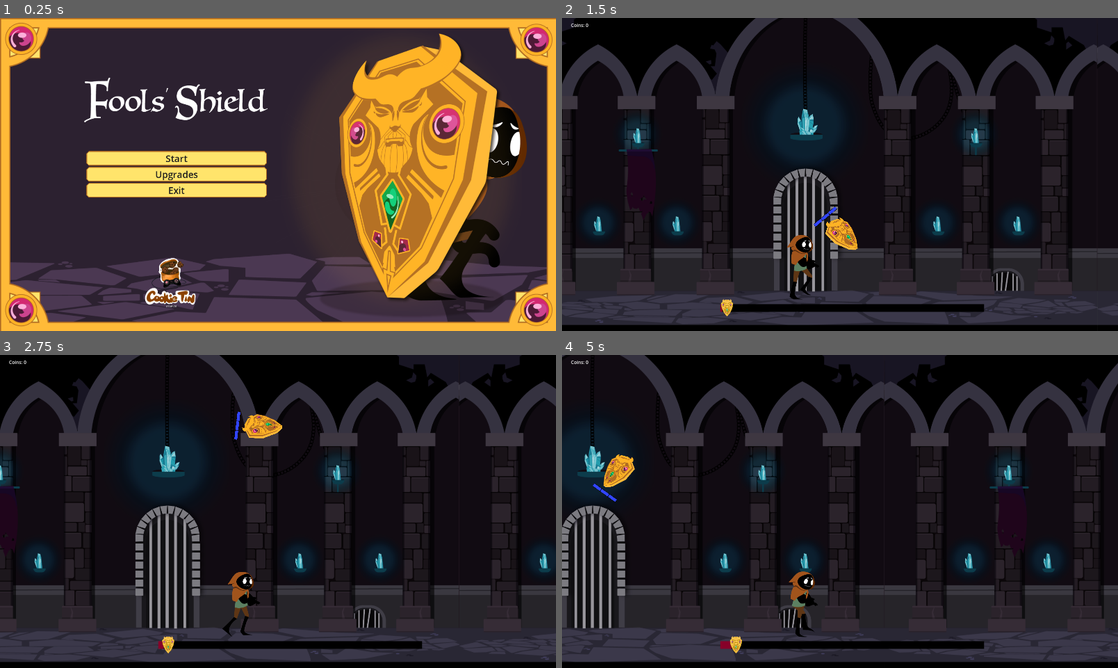
Above: before the commit, frames 1-4 (two rows, left to right).
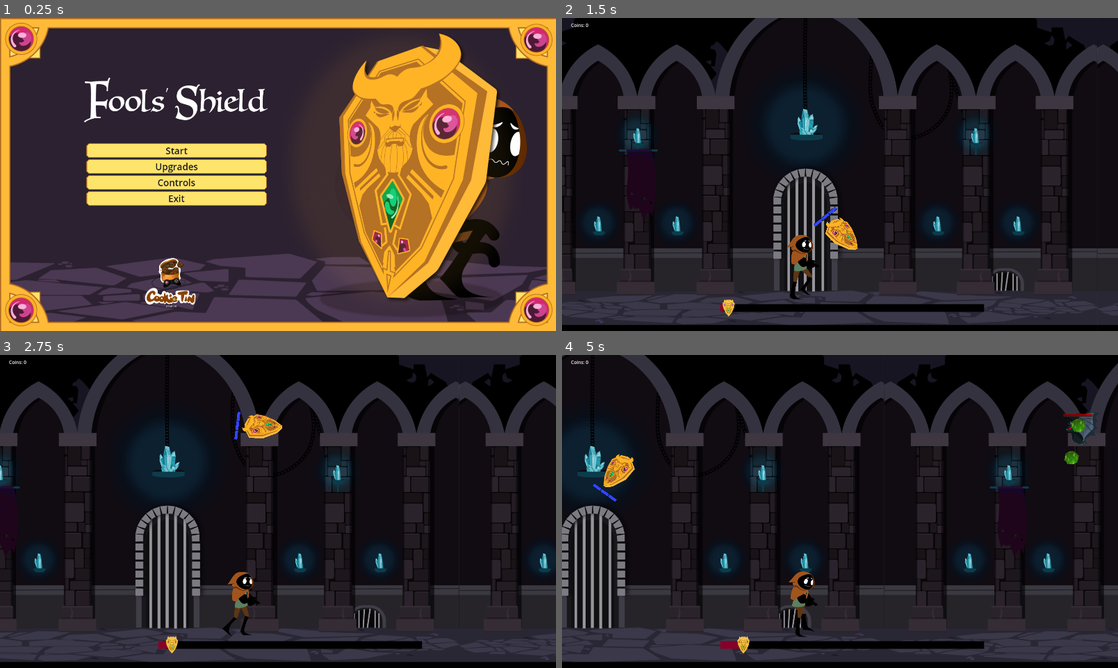
Above: after the commit, the same moments.

Repository: Cookie-Tin-Studios/Heroes-Shield
Game: Godot game, scene res://scenes/menu/main_menu.tscn
The game is run twice, just before and just after one commit, with the same random seed, the same clock (stepped at 60 frames per second) and the same inputs.
Inputs (mouse positions are in pixels of both pictures, inside the frame that each line leads up to):
- Up to frame 1 (0.25 s): no input
- Up to frame 2 (1.5 s): click "Start" at 0.5 s; move the mouse to (812, 237) at 1.27 s; hold Up (ui_up) from 1.28 s (still down); click (812, 237) at 1.35 s
- Up to frame 3 (2.75 s): keep holding Up (ui_up); move the mouse to (444, 558) at 2.02 s; click (444, 558) at 2.1 s
- Up to frame 4 (5 s): move the mouse to (673, 464) at 2.77 s; release Up (ui_up) at 2.78 s; hold Left (ui_left) 2.78-4.28 s; tap Space (shield_dash) at 2.85 s; click (673, 464) at 3.05 s; move the mouse to (867, 511) at 3.52 s; click (867, 511) at 3.6 s; move the mouse to (756, 433) at 4.27 s; hold Down (ui_down) from 4.28 s (still down); click (756, 433) at 4.35 s

The runs differ from the first frame. In frame 1, 3.6% of the frame differs, in the area x 15-48%, y 40-60%; in frame 2, less than 0.1%; in frame 3, 0.1%; in frame 4, 0.6%.

Commit message:
my life's work

Diff:
--- a/scenes/levels/level1.tscn
+++ b/scenes/levels/level1.tscn
@@ -26,11 +26,11 @@
 
 [node name="GoblinSpawner" parent="Idiot_hero" instance=ExtResource("4_ens06")]
 position = Vector2(2404, 105)
-spawn_interval = 7.0
+spawn_interval = 5.0
 
 [node name="BatSpawner" parent="Idiot_hero" instance=ExtResource("6_nvnt7")]
 position = Vector2(2394, -1175)
-spawn_interval = 5.0
+spawn_interval = 3.0
 
 [node name="PowerUpSpawningZone" parent="Idiot_hero" instance=ExtResource("5_u454n")]
 position = Vector2(2317, -973)
--- a/scenes/menu/main_menu.tscn
+++ b/scenes/menu/main_menu.tscn
@@ -46,6 +46,11 @@
 theme = ExtResource("1_1w8d3")
 text = "Upgrades"
 
+[node name="Controls" type="Button" parent="HBoxContainer/main_buttons"]
+layout_mode = 2
+theme = ExtResource("1_1w8d3")
+text = "Controls"
+
 [node name="Exit" type="Button" parent="HBoxContainer/main_buttons"]
 layout_mode = 2
 theme = ExtResource("1_1w8d3")
@@ -60,5 +65,7 @@
 [connection signal="pressed" from="HBoxContainer/main_buttons/Start" to="." method="_on_start_pressed"]
 [connection signal="focus_entered" from="HBoxContainer/main_buttons/Upgrades" to="." method="_on_new_game_focus_entered"]
 [connection signal="pressed" from="HBoxContainer/main_buttons/Upgrades" to="." method="_on_upgrades_pressed"]
+[connection signal="focus_entered" from="HBoxContainer/main_buttons/Controls" to="." method="_on_exit_focus_entered"]
+[connection signal="pressed" from="HBoxContainer/main_buttons/Controls" to="." method="_on_controls_pressed"]
 [connection signal="focus_entered" from="HBoxContainer/main_buttons/Exit" to="." method="_on_exit_focus_entered"]
 [connection signal="pressed" from="HBoxContainer/main_buttons/Exit" to="." method="_on_exit_pressed"]
--- a/scripts/globals.gd
+++ b/scripts/globals.gd
@@ -12,7 +12,7 @@
 
 var _coins: int = 0
 var _level_progress: int = 0
-var _max_level_progress: int = 10000 # 10000 is 1m 4s. I stopwatched it. You're welcome.
+var _max_level_progress: int = 6000 # 10000 is 1m 4s. I stopwatched it. You're welcome.
 
 # this is set in HUD._ready
 var _camera_init: Vector2 = Vector2.ZERO
--- a/scripts/levels/level1.tres.gd
+++ b/scripts/levels/level1.tres.gd
@@ -1,6 +1,12 @@
 extends Node2D
 
 var percent_level_progress: int = 0
+
+# Preload the boss
+var boss1_scene = preload("res://scenes/bosses/boss1.tscn")
+var boss_spawn_offset = Vector2(1900, -650)
+# Variable for referencing idiot node
+var idiot_hero: Node
 
 # Called when the node enters the scene tree for the first time.
 func _ready() -> void:
@@ -16,6 +22,21 @@
 	elif 11 <= percent_level_progress and percent_level_progress <= 20:
 		Globals.bat_max_mobs = 0
 		Globals.goblin_max_mobs = 1
-	elif 21 <= percent_level_progress and percent_level_progress <= 70:
+	elif 21 <= percent_level_progress and percent_level_progress <= 65:
 		Globals.bat_max_mobs = 1
 		Globals.goblin_max_mobs = 1
+	elif percent_level_progress == 75:
+		Globals.bat_max_mobs = 0
+		Globals.goblin_max_mobs = 0
+		print("Reached 75 percent completion")
+		if get_node_or_null("boss1") == null:
+			var boss1_instance = boss1_scene.instantiate()
+			boss1_instance.name = "boss1"
+			# Get the idiot node so we can put the boss in relative to the idiot
+			idiot_hero = get_node("./Idiot_hero")
+			# Add an offset to the boss's positon
+			boss1_instance.position = idiot_hero.position + boss_spawn_offset
+			add_child(boss1_instance)
+	elif percent_level_progress > 75:
+		if get_node_or_null("boss1") == null:
+			Globals.level_1_boss_defeated = true
--- a/scripts/projectile.gd
+++ b/scripts/projectile.gd
@@ -118,6 +118,7 @@
 
 func explode() -> void:
 	if not exploding:  # Ensure explosion only happens once
+		$CollisionShape2D.queue_free()
 		exploding = true
 		explosion_timer = explosion_duration
 		main_sprite.visible = false  # Hide the main sprite
--- a/scripts/shield/shield.gd
+++ b/scripts/shield/shield.gd
@@ -151,10 +151,10 @@
 	print("Character has died!")
 	queue_free()
 
-func _on_area_2d_body_entered(body: Node2D) -> void:
-	if body.is_in_group("projectiles"):
-		take_damage(1)
-		body.queue_free()  # Destroy the projectile
+#func _on_area_2d_body_entered(body: Node2D) -> void:
+	#if body.is_in_group("projectiles"):
+		#take_damage(1)
+		#body.queue_free()  # Destroy the projectile
 
 ########################################################################
 # SPEED BOOST
Not shown: 1 places in scenes/levels/level1.tscn that only renumber resources
